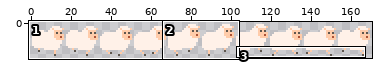
Two versions of one sprite sheet, public/assets/sheep.png. The first picture is a wide view before the edit; the outline marks the close-up.
Close-up. Before the commit:
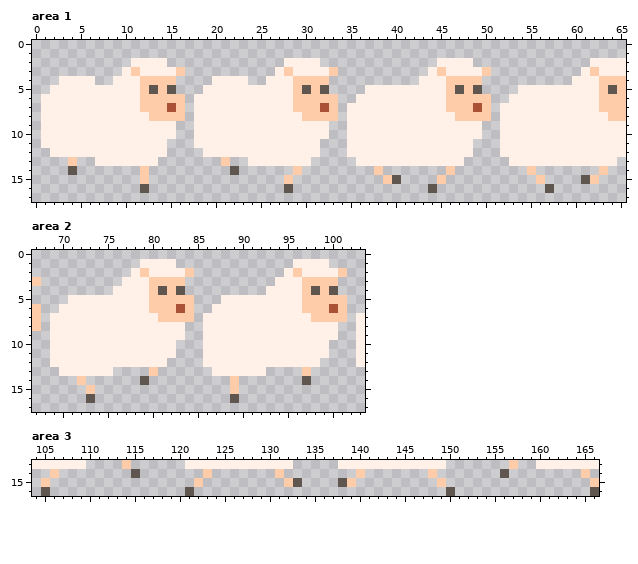
The file is 171x18 pixels. Shown: area 1: x 0..65, y 0..17; area 2: x 67..103, y 0..17; area 3: x 104..166, y 13..16.
The result:
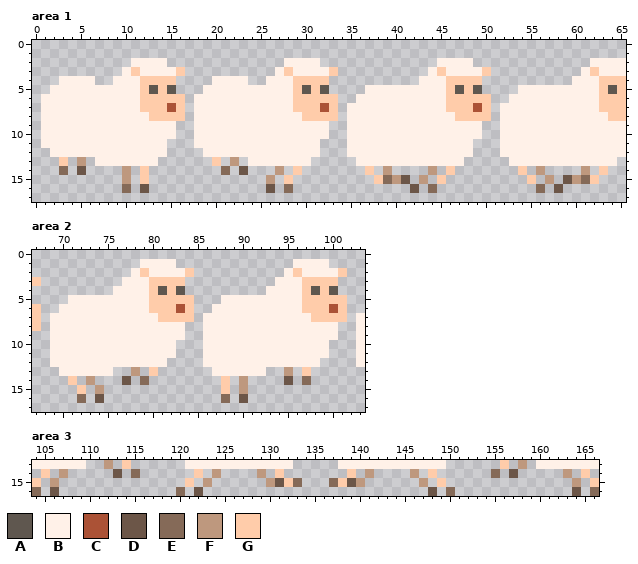
Palette (. is transparent): A #5f574f  B #fff1e8  C #ab5236  D #6c5648  E #856a58  F #be987e  G #ffccaa
The commit says: updated sheep animations: running and jumping / better input
The edit:
Area 1:
The edit adds colour D in row 14 at x 5 and 23; in row 15 at x 41 and 59; in row 16 at x 26, 42 and 58.
Colour A gives way to colour D in row 16 at x 12.
The edit adds colour E in row 14 at x 3 and 21; in row 16 at x 10 and 56.
Colour A gives way to colour E in row 15 at x 61; in row 16 at x 28 and 44.
Colour G gives way to colour E in row 15 at x 39.
The edit adds colour F in row 13 at x 5 and 22; in row 14 at x 10, 27, 39, 44, 56 and 61; in row 15 at x 10, 26, 43, 57 and 60.
Colour A gives way to colour F in row 15 at x 40.
The edit adds colour G in row 13 at x 3 and 20; in row 14 at x 37 and 54; in row 15 at x 38 and 55.
The edit erases colour A in row 14 at x 4 and 22; in row 16 at x 57.
The edit erases colour G in row 13 at x 4 and 21; in row 14 at x 38 and 55; in row 15 at x 56.
Area 2:
The edit adds colour D in row 14 at x 77 and 95; in row 16 at x 74 and 90.
The edit adds colour E in row 16 at x 72 and 88.
Colour A gives way to colour E in row 14 at x 79 and 97.
The edit adds colour F in row 13 at x 78 and 95; in row 14 at x 73 and 90; in row 15 at x 74 and 90.
The edit adds colour G in row 14 at x 71 and 88; in row 15 at x 72 and 88.
The edit erases colour A in row 16 at x 73 and 89.
The edit erases colour G in row 14 at x 72 and 89; in row 15 at x 73 and 89.
Area 3:
The edit adds colour D in row 14 at x 113 and 157; in row 15 at x 131; in row 16 at x 106, 122, 148 and 164.
Colour G gives way to colour D in row 15 at x 139.
The edit adds colour E in row 14 at x 155; in row 15 at x 137; in row 16 at x 104 and 120.
Colour A gives way to colour E in row 14 at x 115; in row 15 at x 133; in row 16 at x 150 and 166.
The edit adds colour F in row 13 at x 112 and 158; in row 14 at x 107, 124, 129, 141, 146 and 163; in row 15 at x 106, 123, 130, 140, 147 and 164.
The edit adds colour G in row 13 at x 156; in row 14 at x 105, 122 and 139; in row 15 at x 104 and 121.
Colour A gives way to colour G in row 15 at x 138.
The edit erases colour A in row 14 at x 156; in row 16 at x 105 and 121.
The edit erases colour G in row 13 at x 157; in row 14 at x 106, 123 and 140; in row 15 at x 105 and 122.
